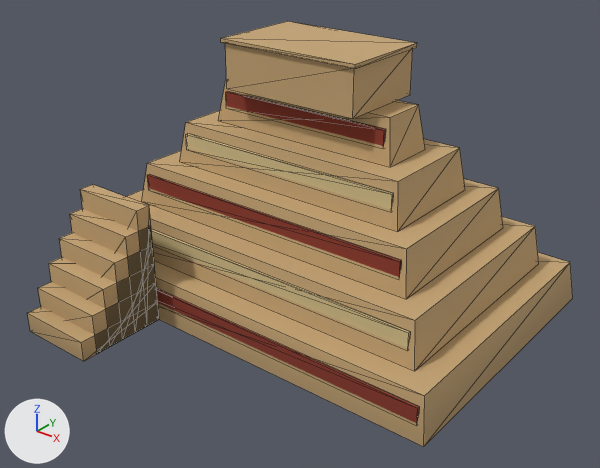
Before and after pictures for a commit that changed the glTF model art-src/blender/exports/moche/architecture/moche_huaca_lod0.glb.
Rendered twice from a 50 mm camera at (25.3, -33.1, 23.6) aimed at (1.2, -2.9, 4.9). Every picture has the same lights, and +X, +Y and +Z are marked at lower left. The first picture is the older version. Mesh edges are drawn as thin lines. Vertices at exactly the same position are counted once.

The first picture shows 'GEO-Arch_moche_huaca_LOD0'.
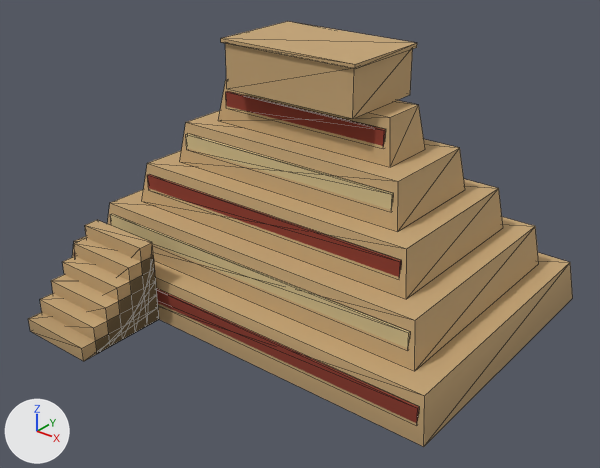
Changed parts and their boxes [x1, y1, x2, y2] in the pictures (600 x 468 px; the box of a moved part takes in the faces that stretch with it):
'GEO-Arch_moche_huaca_LOD0', reshaped
    before: [27, 21, 573, 447]
    after: [28, 21, 573, 447]
part 1 of me_geo_arch_moche_huaca_lod0, moved or reshaped
    before: [27, 185, 159, 361]
    after: [28, 220, 159, 361]

Patch to the scene script:
```diff
--- a/art-src/blender/exports/moche/architecture/moche_huaca_lod0.glb.py
+++ b/art-src/blender/exports/moche/architecture/moche_huaca_lod0.glb.py
@@ me_geo_arch_moche_huaca_lod0 @@
 me_geo_arch_moche_huaca_lod0.from_pydata(...)  # 142 vertices, 190 faces; spans x -12.0..12.0, y -13.0..8.0, z 0.0..14.1
 # used by ob_geo_arch_moche_huaca_lod0; location = (0.0, 0.0, 0.0)
+# me_geo_arch_moche_huaca_lod0 part 1: the loose piece of 38 vertices spanning x -8.8..-4.4, y -13.0..-8.0, z 0.0..6.7 is scaled about the mesh origin by (1, 1, 0.69)
 me_geo_arch_moche_huaca_lod0.materials.append(mat_mat_arch_mocheadobe)
```
